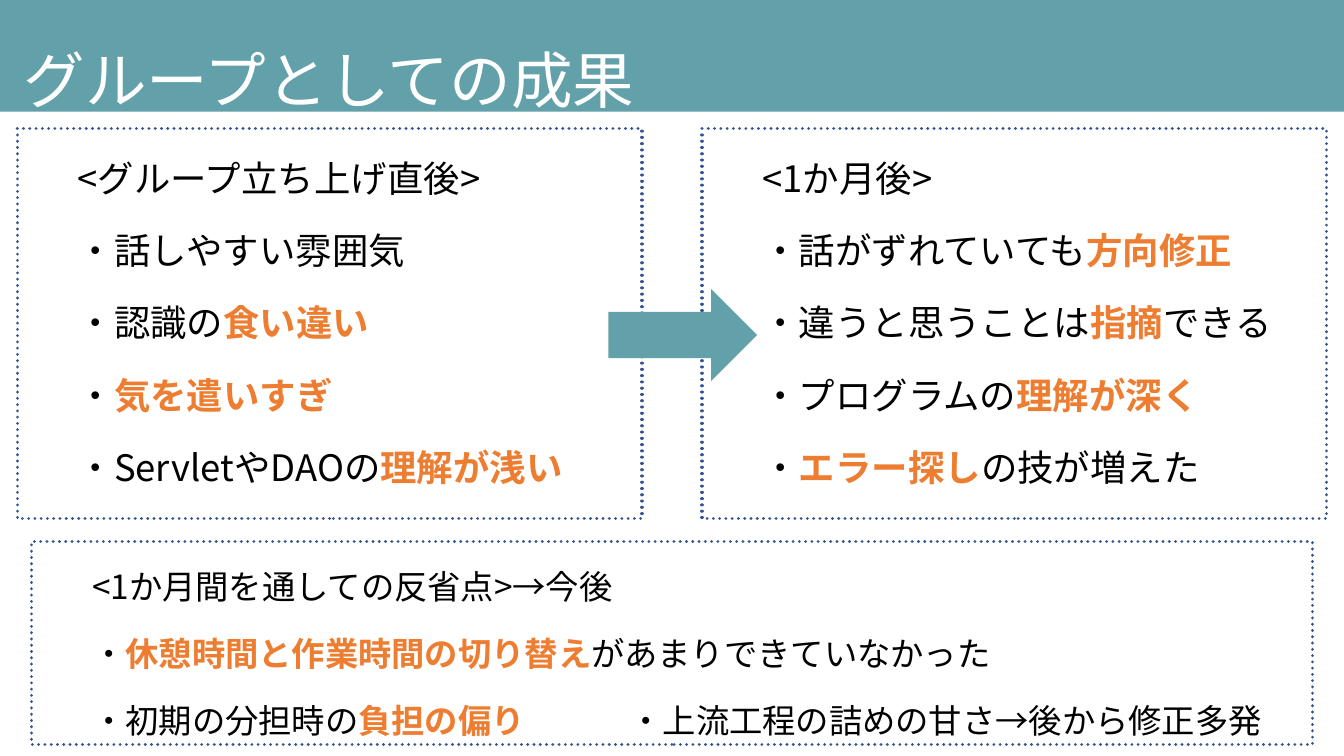
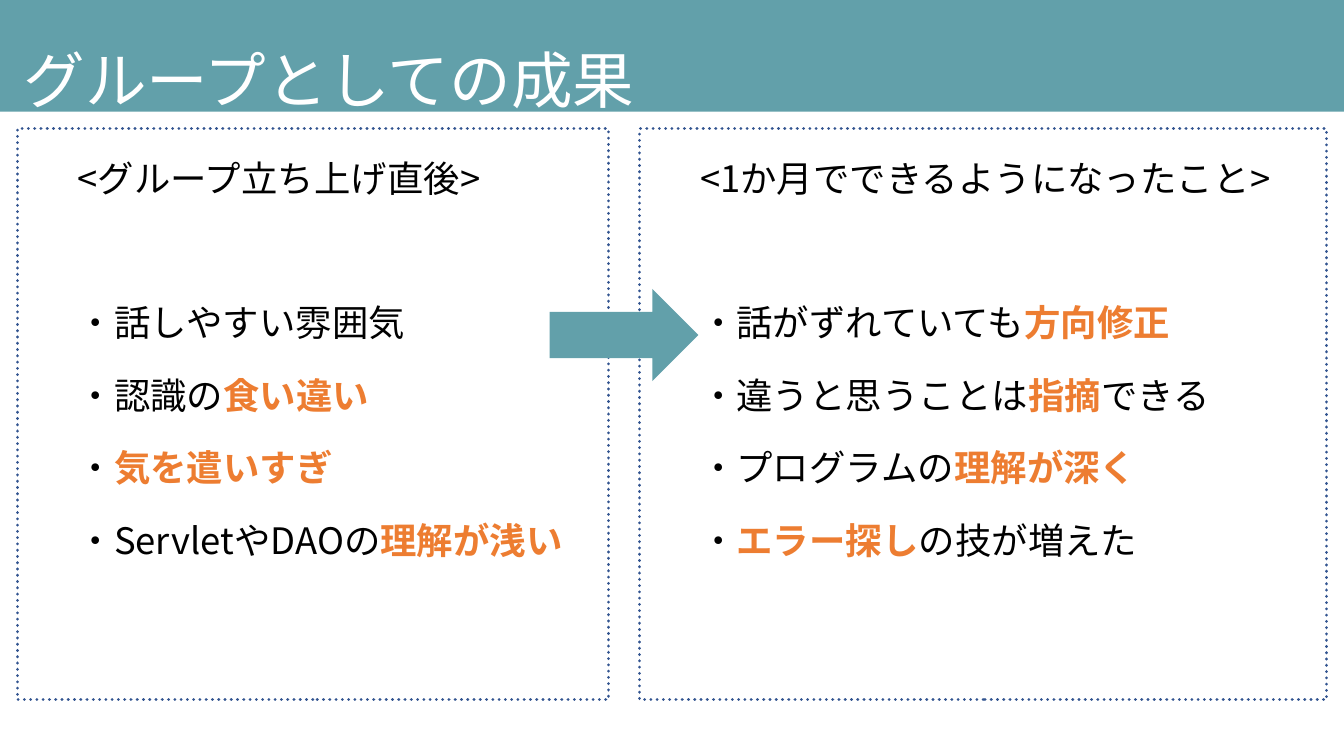
Before and after one commit to DOJO-2021/B-3, a slide deck: slide 11 of documents/発表スライド_ビーチサンダル.pptx. Drawn at 1344x756 pixels with LibreOffice and Linux fonts; fonts in the diff are those of the drawing. Boxes give left, top, right and bottom in pixels: in the first picture for what was removed or moved away, otherwise in the second. Text is boxed around its words. In the diff, an @@ line names an element or a change of style, - is before the commit and + after.

```diff
--- a/documents/発表スライド_ビーチサンダル.pptx
+++ b/documents/発表スライド_ビーチサンダル.pptx
@@ text "<グループ立ち上げ直後>": place and size @@
-text "<グループ立ち上げ直後>" at (17, 129, 642, 519)
+text "<グループ立ち上げ直後>" at (17, 129, 609, 700)
@@ rectangle "<1か月でできるようになったこと>": place and size @@
-rectangle "<1か月でできるようになったこと>" at (702, 129, 1327, 519)
+rectangle "<1か月でできるようになったこと>" at (640, 129, 1328, 700)
@@ text in rectangle at (700, 163, 1270, 195): text changed @@
-  <1か月後>
+  <1か月でできるようになったこと>
@@ right arrow: place and size @@
-right arrow at (609, 289, 758, 382)
+right arrow at (549, 289, 699, 382)
@@ rectangle removed at (32, 541, 1313, 745) @@
-  <1か月間を通しての反省点>→今後
-  ・休憩時間と作業時間の切り替えがあまりできていなかった
-  ・初期の分担時の負担の偏り ・上流工程の詰めの甘さ→後から修正多発
```
Also in this commit, not shown: 1 slide added.
